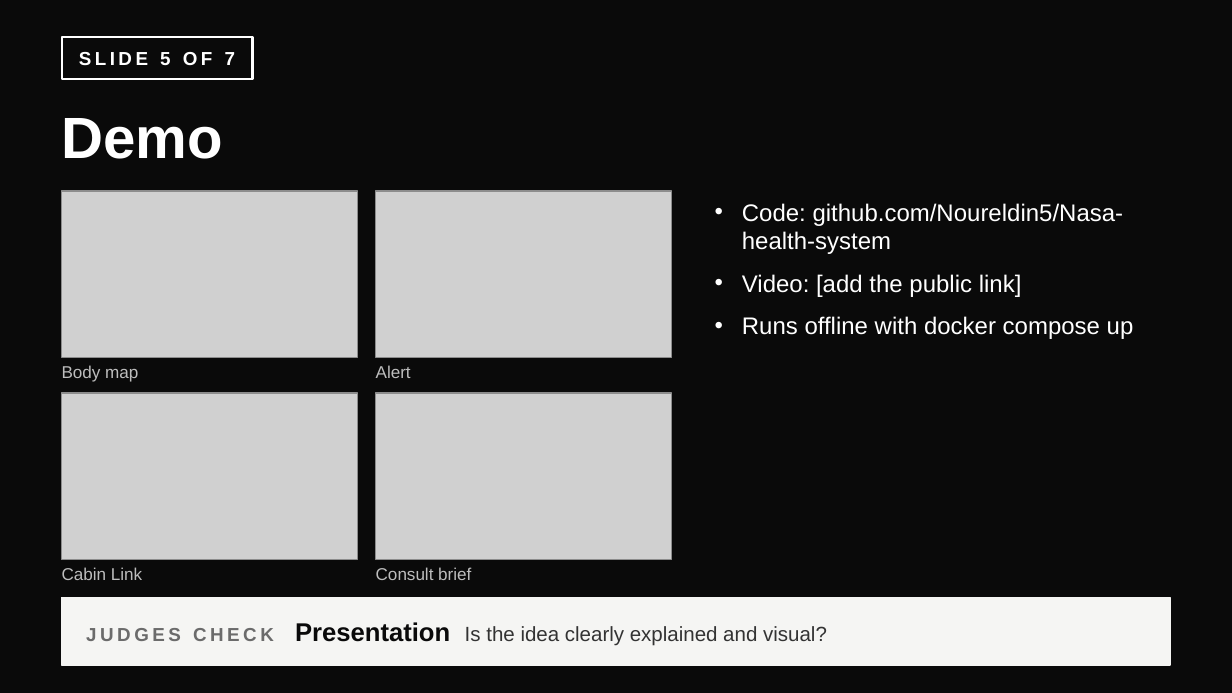
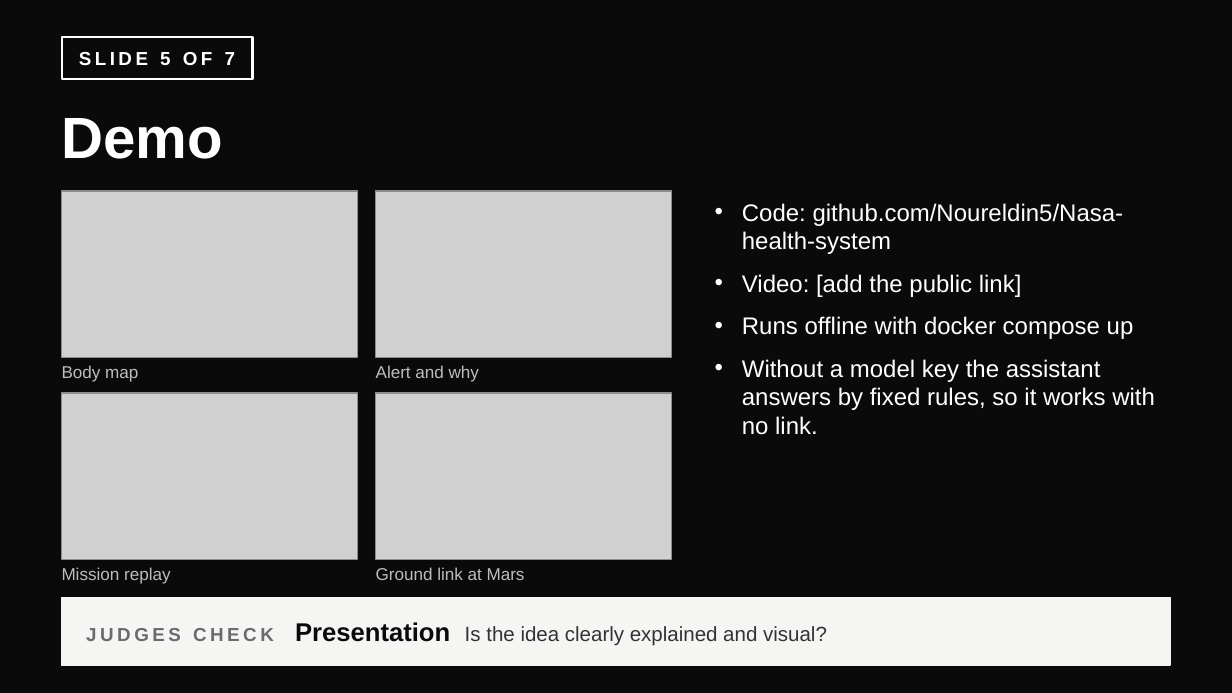
Before and after one commit to Noureldin5/Nasa-health-system, a slide deck: slide 5 of docs/pitch/own-your-baseline.pptx. Drawn at 1232x693 pixels with LibreOffice and Linux fonts; fonts in the diff are those of the drawing; grey boxes stand for pictures. Boxes give left, top, right and bottom in pixels: in the first picture for what was removed or moved away, otherwise in the second. Text is boxed around its words. In the diff, an @@ line names an element or a change of style, - is before the commit and + after.

```diff
--- a/docs/pitch/own-your-baseline.pptx
+++ b/docs/pitch/own-your-baseline.pptx
@@ text at (x1=742, y1=359, x2=1155, y2=435): paragraph added @@
+• Without a model key the assistant answers by fixed rules, so it works with no link.
@@ text at (x1=376, y1=365, x2=479, y2=382): text changed @@
-Alert
+Alert and why
@@ text at (x1=62, y1=567, x2=170, y2=584): text changed @@
-Cabin Link
+Mission replay
@@ text at (x1=376, y1=567, x2=525, y2=580): text changed @@
-Consult brief
+Ground link at Mars
```
Also in this commit, not shown: 6 other slides changed.
